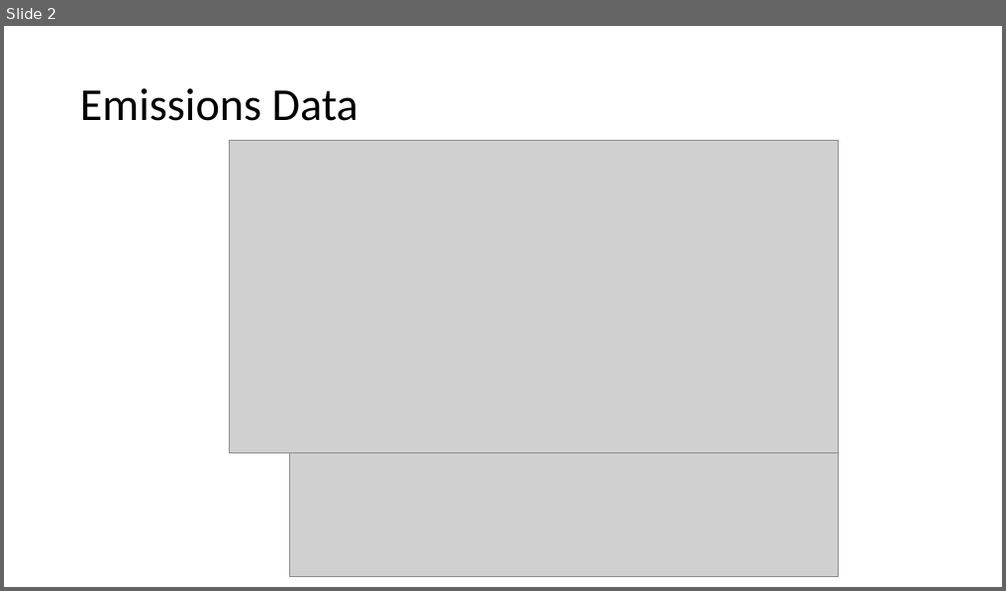
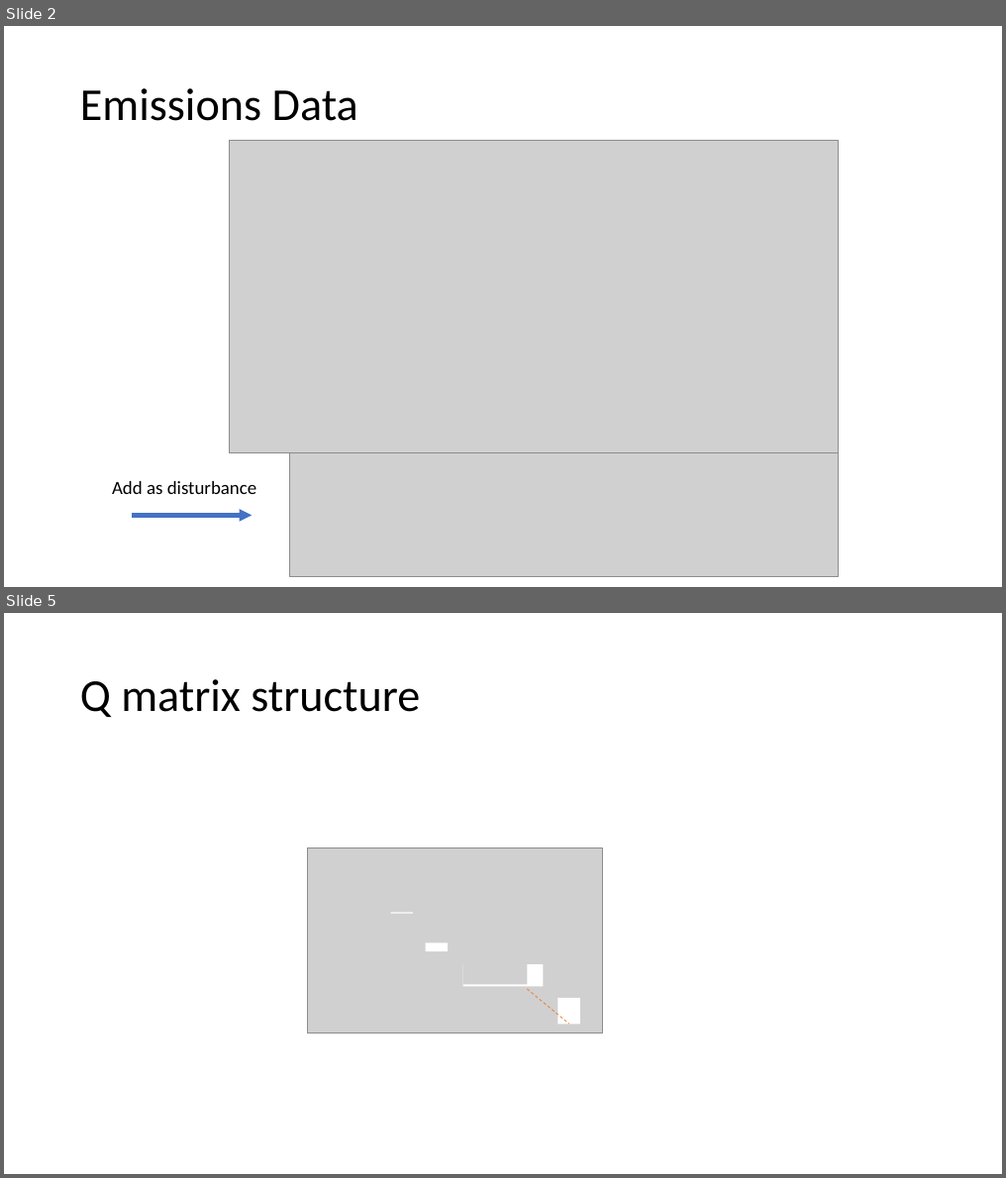
Before and after one commit to vijay092/lcdmpc, a slide deck: emissions.pptx. Shown one above the other, each under a label of ours: slide 2 before the commit, slides 2 and 5 after it; the slides between them are not shown. The pictures are 1006x591 and 1006x1178 pixels, drawn with LibreOffice and Linux fonts; fonts in the diff are those of the drawing; grey boxes stand for pictures. Boxes give left, top, right and bottom in pixels: in the first picture for what was removed or moved away, otherwise in the second. Text is boxed around its words. In the diff, an @@ line names an element or a change of style, - is before the commit and + after.

```diff
--- a/emissions.pptx
+++ b/emissions.pptx
@@ slide 5 added at (4, 613, 1002, 1174), background #FFFFFF @@
@@ title added at (80, 679, 420, 717), 44 pt, text #000000 @@
+Q matrix structure
@@ picture added at (308, 848, 602, 1033) @@
@@ picture added at (342, 854, 406, 879) @@
@@ picture added at (372, 886, 437, 912) @@
@@ rectangle added at (391, 891, 414, 914), fill #FFFFFF @@
@@ picture added at (413, 918, 477, 943) @@
@@ rectangle added at (426, 930, 448, 953), fill #FFFFFF @@
@@ rectangle added at (463, 964, 543, 987), fill #FFFFFF @@
@@ picture added at (463, 959, 528, 985) @@
@@ line added from (528, 989) to (569, 1024), #ED7D31 0.75 pt dashed @@
@@ rectangle added at (558, 998, 580, 1024), fill #FFFFFF @@
@@ slide 2 changed as well @@
@@ text added at (112, 481, 256, 494), 18 pt, text #000000 @@
+Add as disturbance
@@ arrow added from (132, 516) to (252, 516), #4472C4 4 pt @@
```
Also in this commit, not shown: 13 other slides added, 2 slides removed, 6 other files.
